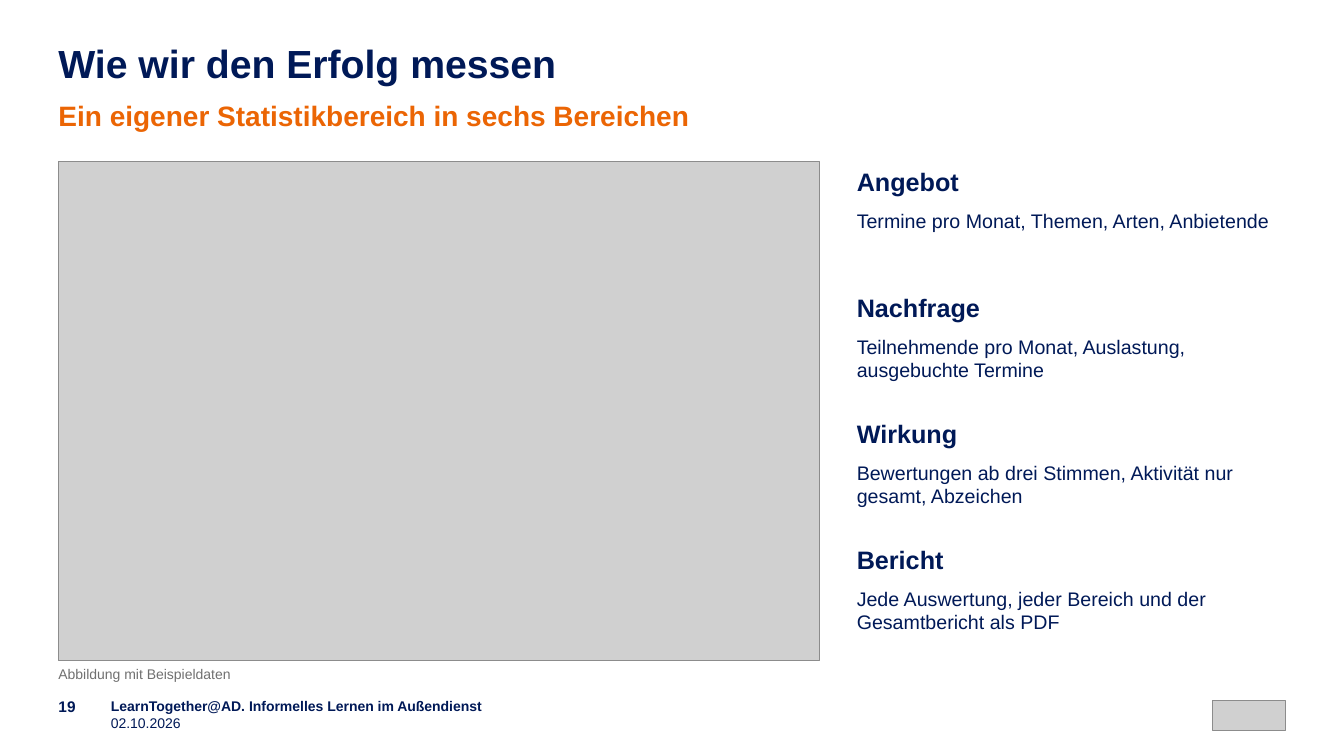
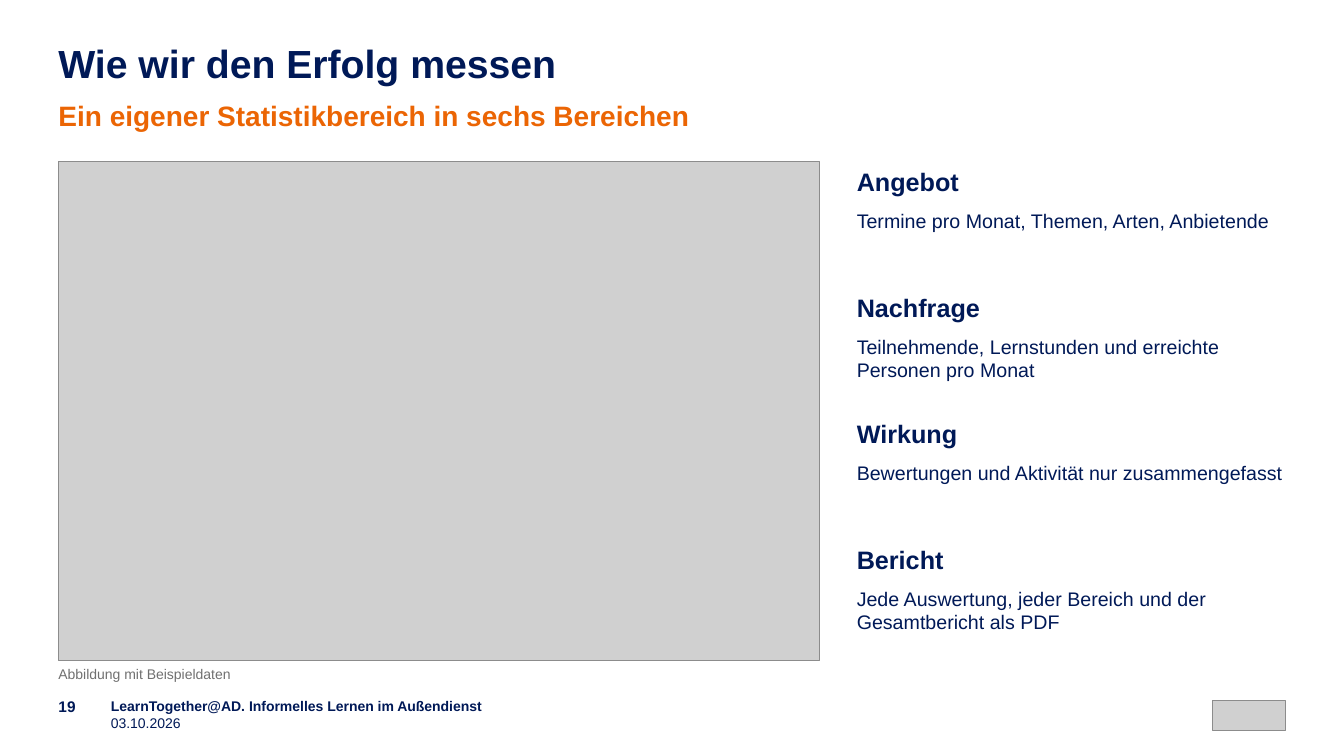
Before and after one commit to emplush/ruv_learntogether, a slide deck: slide 19 of docs/LearnTogether-AD_Praesentation.pptx. Drawn at 1344x756 pixels with LibreOffice and Linux fonts; fonts in the diff are those of the drawing; grey boxes stand for pictures. Boxes give left, top, right and bottom in pixels: in the first picture for what was removed or moved away, otherwise in the second. Text is boxed around its words. In the diff, an @@ line names an element or a change of style, - is before the commit and + after.

```diff
--- a/docs/LearnTogether-AD_Praesentation.pptx
+++ b/docs/LearnTogether-AD_Praesentation.pptx
@@ text at (x1=857, y1=339, x2=1219, y2=381): text changed @@
-Teilnehmende pro Monat, Auslastung, ausgebuchte Termine
+Teilnehmende, Lernstunden und erreichte Personen pro Monat
@@ text at (x1=857, y1=465, x2=1282, y2=484): text changed @@
-Bewertungen ab drei Stimmen, Aktivität nur gesamt, Abzeichen
+Bewertungen und Aktivität nur zusammengefasst
```
Also in this commit, not shown: 27 other slides changed, 1 slide added, 31 other files.
